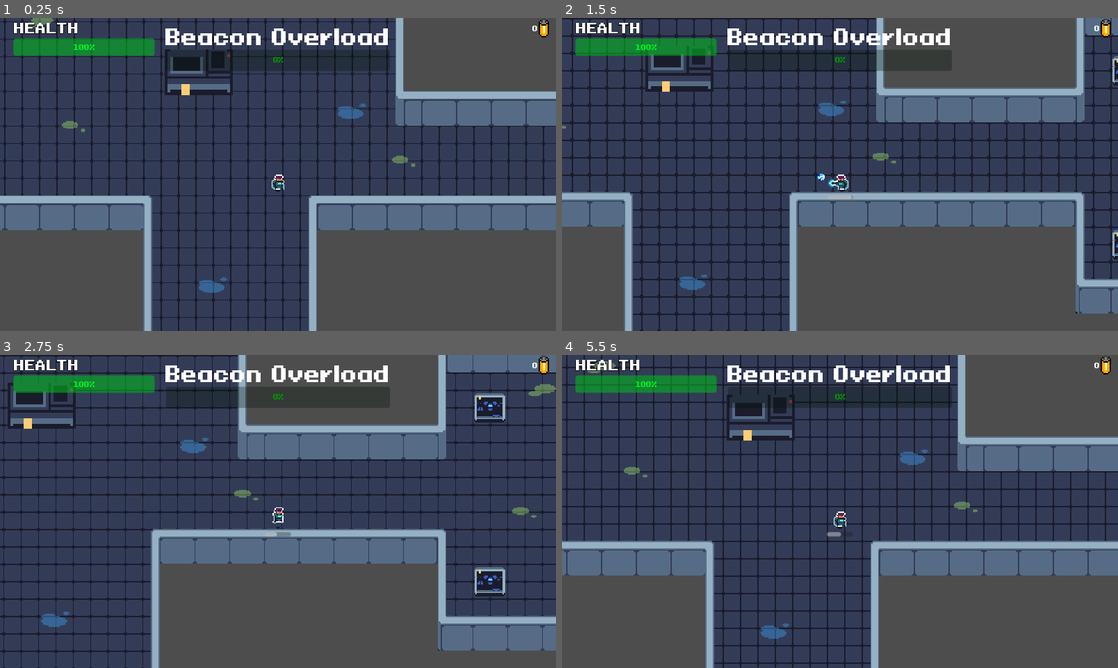
Above: before the commit, frames 1-4 (two rows, left to right).
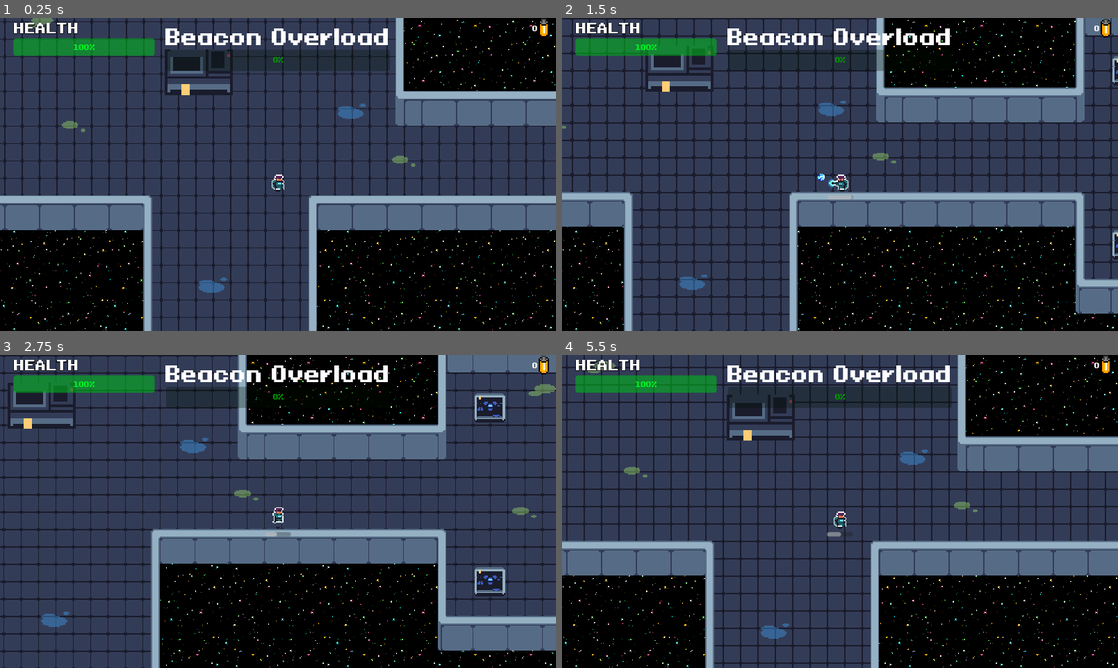
Above: after the commit, the same moments.

Repository: AugustanaCSC380January2024/final-game-solo
Game: Godot game, scene res://Scenes/Game.tscn
Same seed, same stepped clock (60 frames per second), same inputs: the game is played once before the commit and once after it. Sound files missing from this copy of the repository are replaced by a short silence.
Inputs (mouse positions are in pixels of both pictures, inside the frame that each line leads up to):
- Up to frame 1 (0.25 s): no input
- Up to frame 2 (1.5 s): tap Enter at 0.5 s; move the mouse to (962, 158) at 0.52 s; hold D (move_right) 0.53-1.28 s; tap E (interact) at 0.6 s; move the mouse to (728, 190) at 1.27 s; hold S (move_down) from 1.28 s (still down); click (728, 190) at 1.35 s
- Up to frame 3 (2.75 s): move the mouse to (333, 442) at 2.02 s; release S (move_down) at 2.03 s; hold D (move_right) from 2.03 s (still down); tap E (interact) at 2.1 s
- Up to frame 4 (5.5 s): move the mouse to (812, 574) at 2.77 s; release D (move_right) at 2.78 s; hold W (move_up) 2.78-3.53 s; click (812, 574) at 2.85 s; move the mouse to (1006, 558) at 3.52 s; hold A (move_left) 3.53-5.03 s; tap E (interact) at 3.6, 5.1 s; move the mouse to (673, 464) at 4.27 s; click (673, 464) at 4.35 s; move the mouse to (867, 511) at 5.02 s; hold S (move_down) from 5.03 s (still down)

The runs differ from the first frame. In frame 1, 28% of the frame differs, in the area x 0-100%, y 0-100%; in frame 2, 28%; in frame 3, 25%; in frame 4, 27%.

Commit message:
Added background

Diff:
--- a/Scenes/Game.tscn
+++ b/Scenes/Game.tscn
@@ -1,6 +1,7 @@
-[gd_scene load_steps=12 format=3 uid="uid://moe1f3j4jv5q"]
+[gd_scene load_steps=13 format=3 uid="uid://moe1f3j4jv5q"]
 
 [ext_resource type="Script" path="res://Scripts/game.gd" id="1_wvqwh"]
+[ext_resource type="Texture2D" uid="uid://cltm4mawnfgm1" path="res://Assets/Sprites/preview.png" id="2_d3552"]
 [ext_resource type="PackedScene" uid="uid://b1w8hy0r2u7a4" path="res://Scenes/level.tscn" id="2_i7anh"]
 [ext_resource type="PackedScene" uid="uid://drmbs3fxcl2db" path="res://Scenes/player.tscn" id="2_nfu3v"]
 [ext_resource type="PackedScene" uid="uid://hpspf1de1ymv" path="res://Scenes/store.tscn" id="3_ft71n"]
@@ -18,6 +19,18 @@
 
 [node name="Game" type="Node2D"]
 script = ExtResource("1_wvqwh")
+
+[node name="Background" type="CanvasLayer" parent="."]
+layer = -100
+
+[node name="TextureRect" type="TextureRect" parent="Background"]
+anchors_preset = 15
+anchor_right = 1.0
+anchor_bottom = 1.0
+grow_horizontal = 2
+grow_vertical = 2
+texture = ExtResource("2_d3552")
+stretch_mode = 1
 
 [node name="Level" parent="." instance=ExtResource("2_i7anh")]
 
Binary file added: Assets/Sprites/preview.png
Not shown, added: Assets/Sprites/preview.png.import
